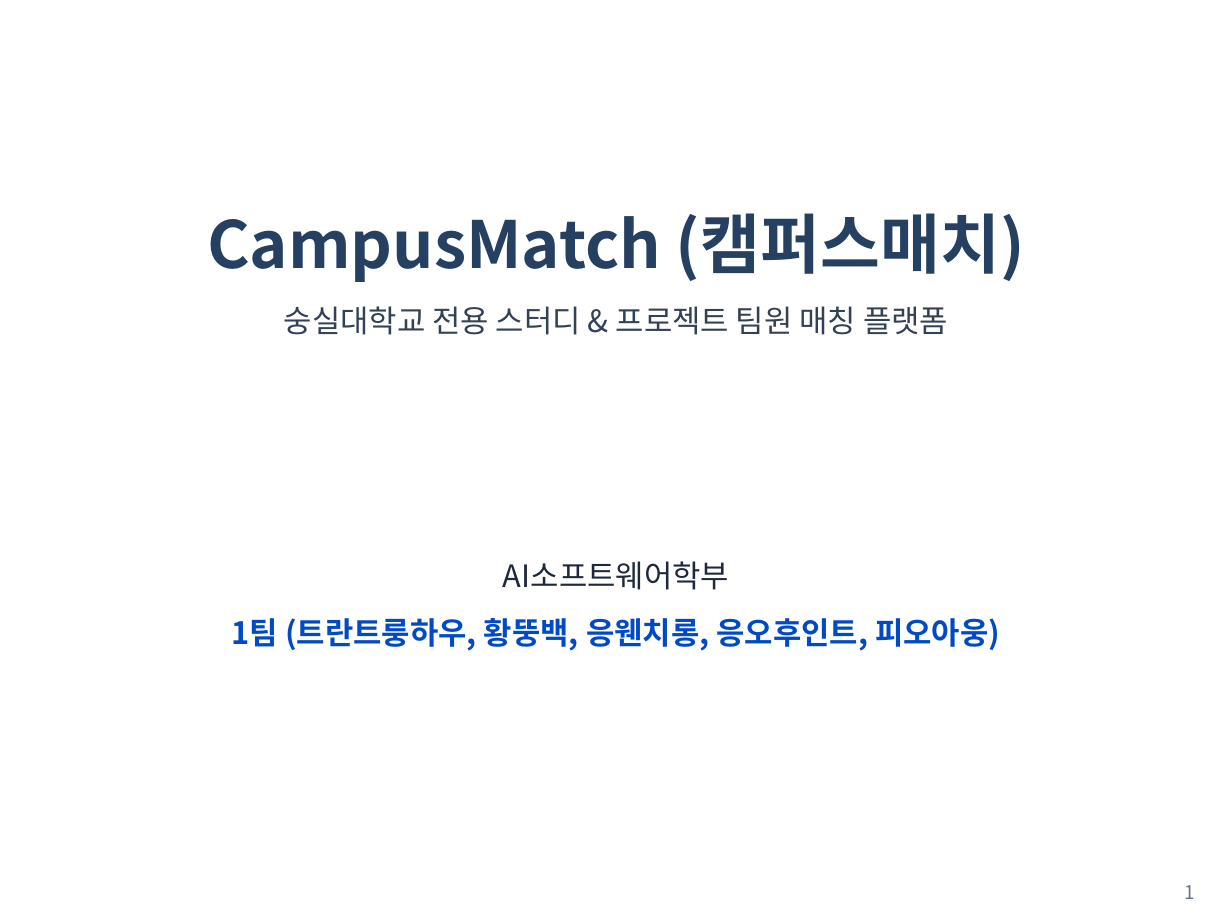
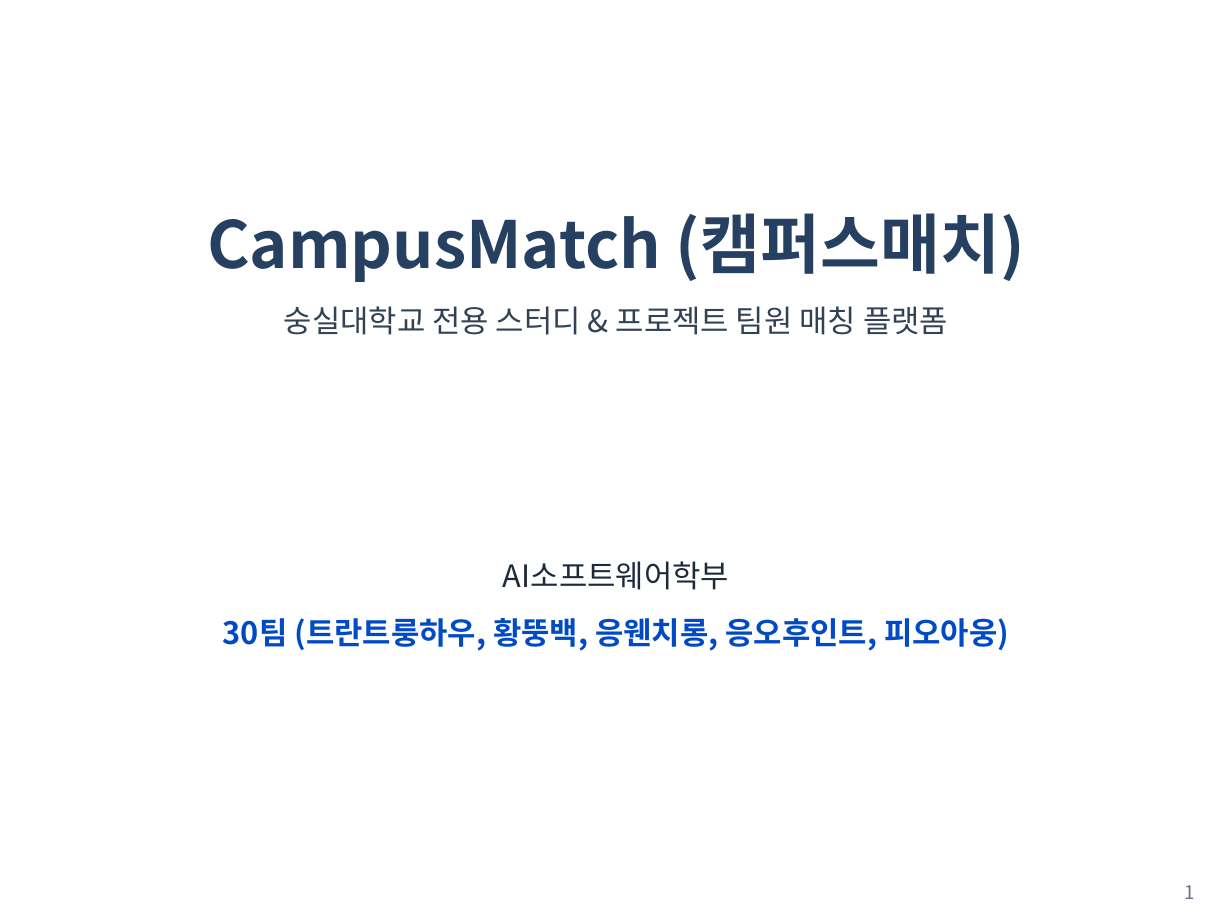
Before and after one commit to OnlyDev321/campus-match, a slide deck: slide 1 of CampusMatch.pptx. Drawn at 1232x924 pixels with LibreOffice and Linux fonts; fonts in the diff are those of the drawing. Boxes give left, top, right and bottom in pixels: in the first picture for what was removed or moved away, otherwise in the second. Text is boxed around its words. In the diff, an @@ line names an element or a change of style, - is before the commit and + after.

```diff
--- a/CampusMatch.pptx
+++ b/CampusMatch.pptx
@@ text at (223, 618, 1009, 651): text changed @@
-1팀 (트란트룽하우, 황뚱백, 응웬치롱, 응오후인트, 피오아웅)
+30팀 (트란트룽하우, 황뚱백, 응웬치롱, 응오후인트, 피오아웅)
```
Also in this commit, not shown: 6 other slides changed, 2 slides added, 1 slide removed, 1 other file.
